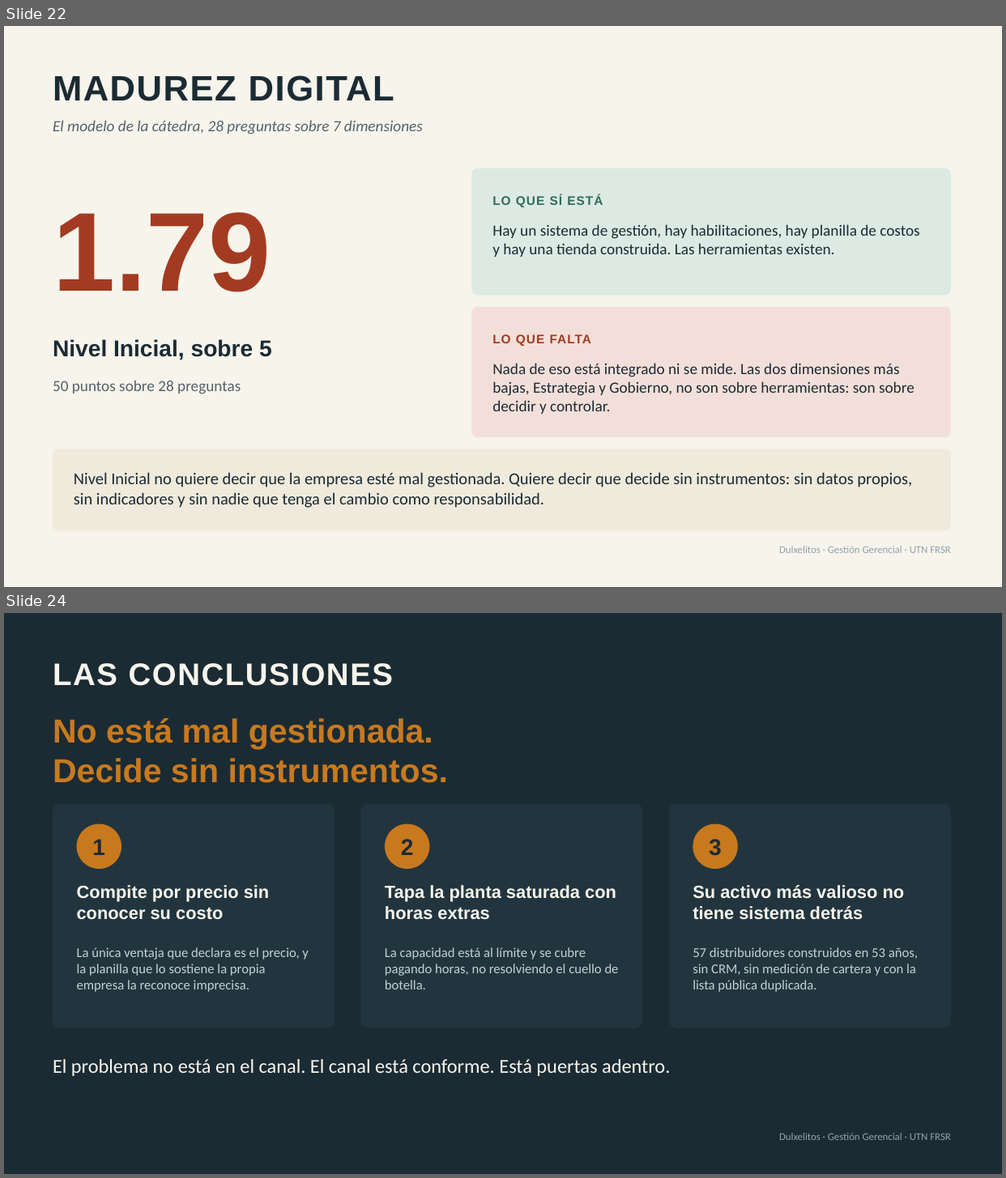
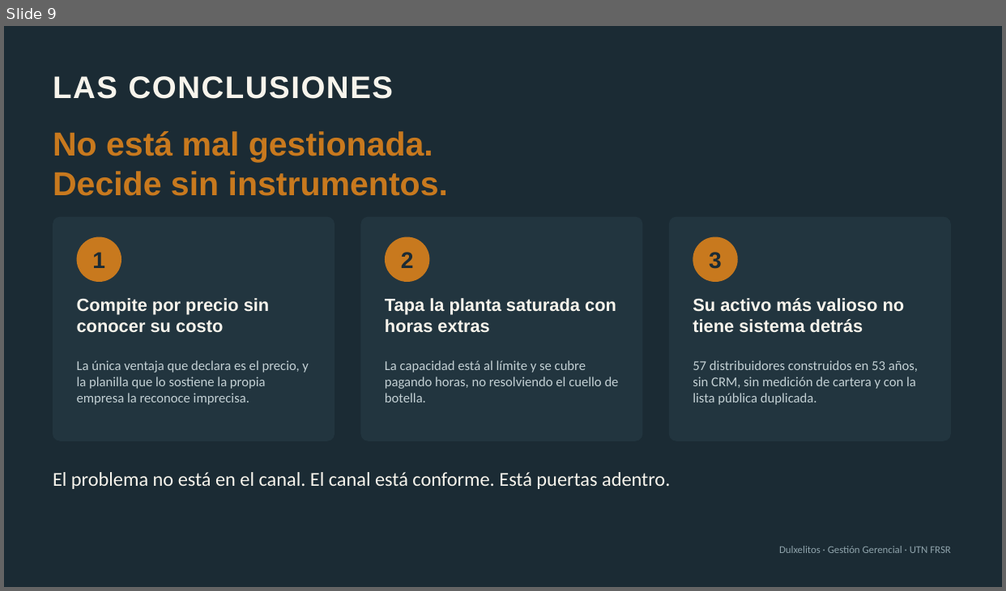
Before and after one commit to emisorato1/gestion-gerencial-2026, a slide deck: Material Campus/Proyecto Final/Proyecto/Entrega/Presentación TP Final Parte 1 - Dulxelitos.pptx. Shown one above the other, each under a label of ours: slides 22 and 24 before the commit, slide 9 after it; the slides between them are not shown. The pictures are 1006x1178 and 1006x591 pixels, drawn with LibreOffice and Linux fonts; fonts in the diff are those of the drawing. Boxes give left, top, right and bottom in pixels: in the first picture for what was removed or moved away, otherwise in the second. Text is boxed around its words. In the diff, an @@ line names an element or a change of style, - is before the commit and + after.

```diff
--- a/Material Campus/Proyecto Final/Proyecto/Entrega/Presentación TP Final Parte 1 - Dulxelitos.pptx
+++ b/Material Campus/Proyecto Final/Proyecto/Entrega/Presentación TP Final Parte 1 - Dulxelitos.pptx
@@ slide 22 removed at (4,26,1002,587), background #F7F4EC @@
@@ text removed at (53,75,394,101) @@
-MADUREZ DIGITAL
@@ text removed at (53,120,423,135) @@
-El modelo de la cátedra, 28 preguntas sobre 7 dimensiones
@@ rounded rectangle removed at (472,169,951,296) @@
@@ text removed at (492,194,603,207) @@
-LO QUE SÍ ESTÁ
@@ text removed at (53,212,271,292) @@
-1.79
@@ text removed at (492,224,919,257) @@
-Hay un sistema de gestión, hay habilitaciones, hay planilla de costos y hay una tienda construida. Las herramientas existen.
@@ rounded rectangle removed at (472,307,951,437) @@
@@ text removed at (53,339,272,361) @@
-Nivel Inicial, sobre 5
@@ text removed at (492,335,591,346) @@
-LO QUE FALTA
@@ text removed at (492,363,914,414) @@
-Nada de eso está integrado ni se mide. Las dos dimensiones más bajas, Estrategia y Gobierno, no son sobre herramientas: son sobre decidir y controlar.
@@ text removed at (53,380,241,395) @@
-50 puntos sobre 28 preguntas
@@ rounded rectangle removed at (53,449,951,531) @@
@@ text removed at (74,472,912,508) @@
-Nivel Inicial no quiere decir que la empresa esté mal gestionada. Quiere decir que decide sin instrumentos: sin datos propios, sin indicadores y sin nadie que tenga el cambio como responsabilidad.
@@ text removed at (779,546,950,553) @@
-Dulxelitos · Gestión Gerencial · UTN FRSR
@@ what was slide 24 is now slide 9 @@
```
Also in this commit, not shown: 4 slides changed, 2 slides added, 17 other slides removed, 11 other files.
